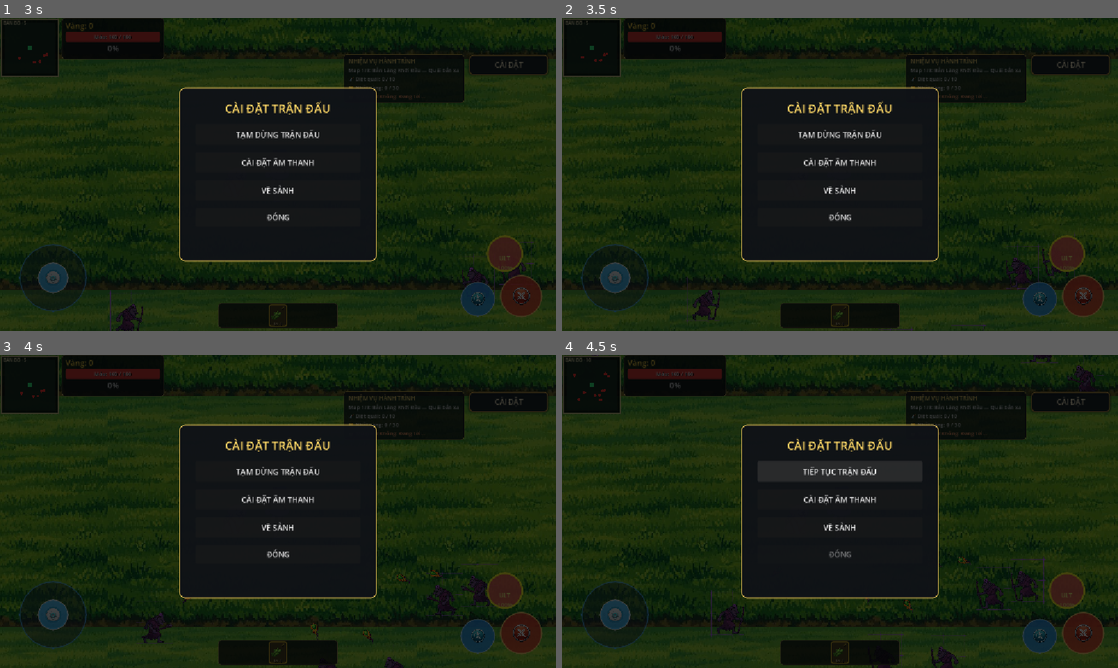
Above: before the commit, frames 1-4 (two rows, left to right).
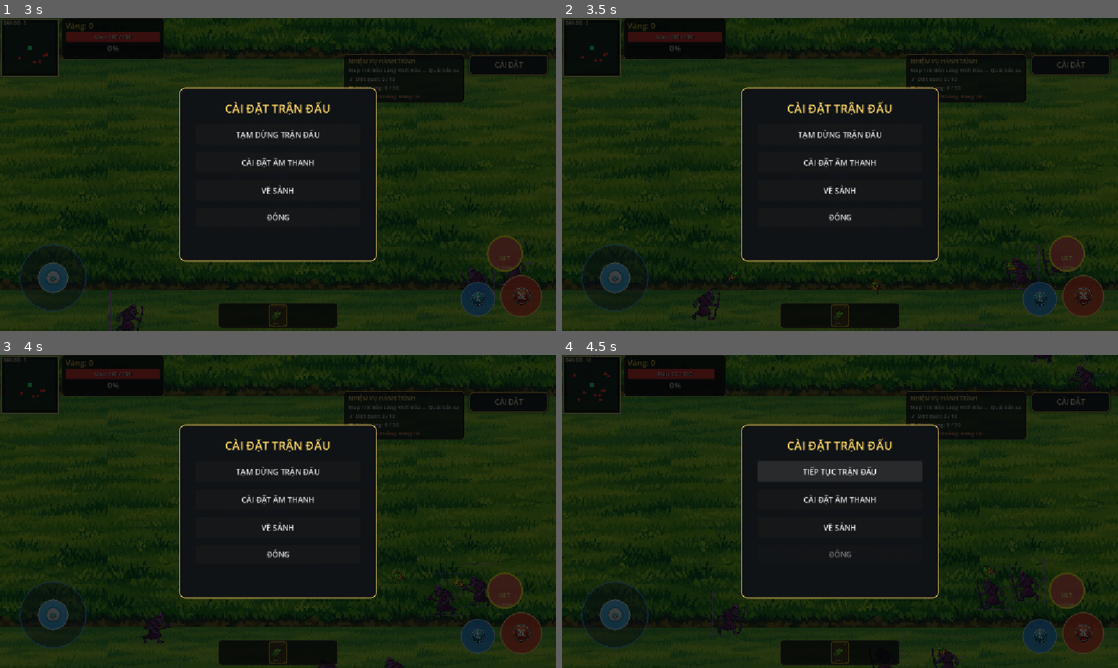
Above: after the commit, the same moments.

Repository: hoducvinhh/game2D
Game: Godot game, scene res://scenes/levels/main.tscn
Same seed, same stepped clock (60 frames per second), same inputs: the game is played once before the commit and once after it. This scene is started directly instead of the project's main scene.
Inputs (mouse positions are in pixels of both pictures, inside the frame that each line leads up to):
- Up to frame 1 (3 s): click (278, 315) at 0.5 s; click "CÀI ĐẶT" at 1.25 s; click (522, 296) at 2 s; click (478, 299) at 2.75 s
- Up to frame 2 (3.5 s): no input
- Up to frame 3 (4 s): click "ULT 100%" at 3.5 s
- Up to frame 4 (4.5 s): click "TẠM DỪNG TRẬN ĐẤU" at 4.25 s

Frame 1 is identical in both runs. In frame 2, less than 0.1% of the frame differs, in the area x 30-83%, y 78-89%; in frame 3, 0.1%; in frame 4, 0.6%, in the area x 0-100%, y 0-100%.

Commit message:
feat: implement run summary UI and statistics tracking

Diff:
--- a/scenes/ui/win_menu.gd
+++ b/scenes/ui/win_menu.gd
@@ -1,6 +1,7 @@
 extends CanvasLayer
 
 const WIN_SOUND: AudioStream = preload("res://assets/music/win.mp3")
+const RUN_SUMMARY = preload("res://scripts/ui/run_summary.gd")
 
 @onready var btn_replay: Button = $UIContainer/PanelContainer/MarginContainer/VBoxContainer/VBoxContainerButtons/BtnReplay
 @onready var btn_home: Button = $UIContainer/PanelContainer/MarginContainer/VBoxContainer/VBoxContainerButtons/BtnHome
@@ -10,6 +11,7 @@
 @onready var audio_player: AudioStreamPlayer = $UIContainer/PanelContainer/MarginContainer/VBoxContainer/AudioStreamPlayer
 
 func _ready() -> void:
+	process_mode = Node.PROCESS_MODE_ALWAYS
 	# Kết nối sự kiện bấm nút
 	btn_replay.pressed.connect(_on_replay_pressed)
 	btn_home.pressed.connect(_on_home_pressed)
@@ -18,6 +20,18 @@
 	if audio_player:
 		audio_player.stream = WIN_SOUND
 		audio_player.play()
+
+	var panel: PanelContainer = $UIContainer/PanelContainer
+	var content: VBoxContainer = $UIContainer/PanelContainer/MarginContainer/VBoxContainer
+	var buttons: Control = $UIContainer/PanelContainer/MarginContainer/VBoxContainer/VBoxContainerButtons
+	var summary_panel: PanelContainer = RUN_SUMMARY.create_panel()
+	content.add_child(summary_panel)
+	content.move_child(summary_panel, buttons.get_index())
+	panel.custom_minimum_size.x = 520.0
+	panel.set_anchors_and_offsets_preset(Control.PRESET_TOP_LEFT)
+	await get_tree().process_frame
+	panel.size = panel.get_combined_minimum_size()
+	panel.position = (get_viewport().get_visible_rect().size - panel.size) * 0.5
 
 func _on_replay_pressed() -> void:
 	get_tree().paused = false
--- a/scripts/characters/base_character.gd
+++ b/scripts/characters/base_character.gd
@@ -36,7 +36,10 @@
 	if is_dead or is_invincible:
 		return
 
+	var previous_health := health
 	health = clamp(health - amount, 0, max_health)
+	if is_in_group("player"):
+		GameData.record_run_damage_received(previous_health - health)
 	update_health_ui()
 
 	if health <= 0:
--- a/scripts/enemies/enemy.gd
+++ b/scripts/enemies/enemy.gd
@@ -2,6 +2,9 @@
 class_name BaseEnemy
 
 const ENEMY_BULLET_SCENE: PackedScene = preload("res://scenes/enemies/enemy_bullet.tscn")
+const MIN_PROJECTILE_ATTACK_GAP_USEC: int = 400_000
+
+static var _next_projectile_attack_time_usec: int = 0
 
 @export var speed: float = 120.0
 @export var damage: int = 10
@@ -45,6 +48,7 @@
 func _ready() -> void:
 	add_to_group("enemies")
 	health = max_health
+	projectile_timer = randf_range(0.5, maxf(0.5, projectile_cooldown))
 	player = get_tree().get_first_node_in_group("player")
 	if sprite:
 		original_scale = sprite.scale
@@ -66,9 +70,17 @@
 	if is_dead or is_fearing or not is_instance_valid(player) or not projectile_texture:
 		return
 	projectile_timer -= delta
-	if projectile_timer <= 0.0:
+	if projectile_timer <= 0.0 and _claim_projectile_attack_slot():
 		_fire_projectile()
-		projectile_timer = projectile_cooldown
+		projectile_timer = projectile_cooldown * randf_range(0.85, 1.15)
+
+static func _claim_projectile_attack_slot() -> bool:
+	var now_usec := Time.get_ticks_usec()
+	if now_usec < _next_projectile_attack_time_usec:
+		return false
+
+	_next_projectile_attack_time_usec = now_usec + MIN_PROJECTILE_ATTACK_GAP_USEC
+	return true
 
 func _fire_projectile() -> void:
 	if not is_instance_valid(player):
@@ -159,6 +171,8 @@
 	if is_dead:
 		return
 
+	var actual_damage := mini(maxi(amount, 0), health)
+	GameData.record_run_damage_dealt(actual_damage)
 	health -= amount
 	health = clamp(health, 0, max_health)
 
--- a/scripts/game_data.gd
+++ b/scripts/game_data.gd
@@ -158,6 +158,14 @@
 var selected_difficulty_id: String = "hard"
 var completed_runs: Array[Dictionary] = []
 var achievement_progress: Dictionary = {"kills": 0, "gold": 0, "completed_maps": [], "unlocked": []}
+var current_run_stats: Dictionary = {
+	"time_seconds": 0.0,
+	"kills": 0,
+	"damage_dealt": 0,
+	"damage_received": 0,
+	"gold_collected": 0,
+	"upgrades": []
+}
 var touch_controls_enabled: bool = true
 var master_volume: float = 1.0
 var lobby_music_volume: float = 1.0
@@ -241,6 +249,7 @@
 
 func record_enemy_kill() -> void:
 	achievement_progress["kills"] = int(achievement_progress.get("kills", 0)) + 1
+	current_run_stats["kills"] = int(current_run_stats.get("kills", 0)) + 1
 	if achievement_progress["kills"] >= ACHIEVEMENTS["first_blood"]["target"]:
 		_unlock_achievement("first_blood")
 	_save_profile()
@@ -249,9 +258,34 @@
 	if amount <= 0:
 		return
 	achievement_progress["gold"] = int(achievement_progress.get("gold", 0)) + amount
+	current_run_stats["gold_collected"] = int(current_run_stats.get("gold_collected", 0)) + amount
 	if achievement_progress["gold"] >= ACHIEVEMENTS["gold_collector"]["target"]:
 		_unlock_achievement("gold_collector")
 	_save_profile()
+
+func reset_run_stats() -> void:
+	current_run_stats = {
+		"time_seconds": 0.0,
+		"kills": 0,
+		"damage_dealt": 0,
+		"damage_received": 0,
+		"gold_collected": 0,
+		"upgrades": []
+	}
+
+func record_run_time(delta: float) -> void:
+	current_run_stats["time_seconds"] = float(current_run_stats.get("time_seconds", 0.0)) + maxf(delta, 0.0)
+
+func record_run_damage_dealt(amount: int) -> void:
+	current_run_stats["damage_dealt"] = int(current_run_stats.get("damage_dealt", 0)) + maxi(amount, 0)
+
+func record_run_damage_received(amount: int) -> void:
+	current_run_stats["damage_received"] = int(current_run_stats.get("damage_received", 0)) + maxi(amount, 0)
+
+func record_run_upgrade(title: String) -> void:
+	var upgrades: Array = current_run_stats.get("upgrades", [])
+	upgrades.append(title)
+	current_run_stats["upgrades"] = upgrades
 
 func record_boss_defeated() -> void:
 	_unlock_achievement("boss_slayer")
--- a/scripts/levels/main.gd
+++ b/scripts/levels/main.gd
@@ -24,6 +24,7 @@
 
 func _ready() -> void:
 	add_to_group("gameplay_scene")
+	GameData.reset_run_stats()
 	AudioManager.set_music_context(true)
 	_apply_selected_map()
 	_update_gold_label(GameData.gold)
@@ -67,7 +68,8 @@
 	pet.global_position = player.global_position + Vector2(-72.0, 20.0)
 	pet.visible = true
 
-func _process(_delta: float) -> void:
+func _process(delta: float) -> void:
+	GameData.record_run_time(delta)
 	_update_weapon_cooldowns()
 	_update_player_health_hud()
 
@@ -379,6 +381,7 @@
 	level_up_menu.show_options(current_level)
 
 func _on_upgrade_selected(chosen_data: Dictionary) -> void:
+	GameData.record_run_upgrade(str(chosen_data.get("title", chosen_data.get("id", "Nâng cấp"))))
 	if player:
 		player.apply_upgrade(chosen_data)
 
--- a/scripts/ui/game_over.gd
+++ b/scripts/ui/game_over.gd
@@ -1,6 +1,7 @@
 extends CanvasLayer
 
 const LOSS_SOUND: AudioStream = preload("res://assets/music/loss.mp3")
+const RUN_SUMMARY = preload("res://scripts/ui/run_summary.gd")
 
 func _ready() -> void:
 	process_mode = Node.PROCESS_MODE_ALWAYS
@@ -17,7 +18,7 @@
 	add_child(center)
 
 	var panel := PanelContainer.new()
-	panel.custom_minimum_size = Vector2(420, 240)
+	panel.custom_minimum_size = Vector2(520, 0)
 	var panel_style := StyleBoxFlat.new()
 	panel_style.bg_color = Color(0.09, 0.075, 0.07, 0.98)
 	panel_style.border_color = Color(0.78, 0.22, 0.16)
@@ -47,6 +48,7 @@
 	message.add_theme_font_size_override("font_size", 18)
 	message.add_theme_color_override("font_color", Color(0.9, 0.87, 0.82))
 	content.add_child(message)
+	content.add_child(RUN_SUMMARY.create_panel())
 
 	var replay_button := Button.new()
 	replay_button.text = "Chơi lại"
--- /dev/null
+++ b/scripts/ui/run_summary.gd
@@ -0,0 +1,137 @@
+extends RefCounted
+
+const TEXT_PRIMARY := Color(0.95, 0.95, 1.0)
+const TEXT_MUTED := Color(0.62, 0.67, 0.77)
+
+static func create_panel() -> PanelContainer:
+	var stats: Dictionary = GameData.current_run_stats
+	var upgrades: Array = stats.get("upgrades", [])
+	var panel := PanelContainer.new()
+	panel.custom_minimum_size = Vector2(480, 0)
+
+	var panel_style := StyleBoxFlat.new()
+	panel_style.bg_color = Color(0.035, 0.045, 0.075, 0.98)
+	panel_style.border_color = Color(0.3, 0.34, 0.48, 0.9)
+	panel_style.set_border_width_all(1)
+	panel_style.set_corner_radius_all(10)
+	panel_style.content_margin_left = 12.0
+	panel_style.content_margin_right = 12.0
+	panel_style.content_margin_top = 11.0
+	panel_style.content_margin_bottom = 11.0
+	panel.add_theme_stylebox_override("panel", panel_style)
+
+	var content := VBoxContainer.new()
+	content.add_theme_constant_override("separation", 8)
+	panel.add_child(content)
+
+	var heading := Label.new()
+	heading.text = "TỔNG KẾT LƯỢT CHƠI"
+	heading.add_theme_font_size_override("font_size", 17)
+	heading.add_theme_color_override("font_color", Color(1.0, 0.82, 0.36))
+	content.add_child(heading)
+
+	var subtitle := Label.new()
+	subtitle.text = "Dấu ấn của bạn trong trận chiến này"
+	subtitle.add_theme_font_size_override("font_size", 11)
+	subtitle.add_theme_color_override("font_color", TEXT_MUTED)
+	content.add_child(subtitle)
+
+	var divider := ColorRect.new()
+	divider.custom_minimum_size.y = 2.0
+	divider.color = Color(0.7, 0.52, 0.2, 0.8)
+	content.add_child(divider)
+
+	var total_seconds := maxi(0, int(float(stats.get("time_seconds", 0.0))))
+	var stat_items: Array[Dictionary] = [
+		{"label": "THỜI GIAN", "value": "%02d:%02d" % [floori(total_seconds / 60.0), total_seconds % 60], "color": Color(0.47, 0.76, 1.0)},
+		{"label": "HẠ QUÁI", "value": _format_number(int(stats.get("kills", 0))), "color": Color(0.44, 0.91, 0.65)},
+		{"label": "SÁT THƯƠNG GÂY", "value": _format_number(int(stats.get("damage_dealt", 0))), "color": Color(1.0, 0.69, 0.34)},
+		{"label": "SÁT THƯƠNG NHẬN", "value": _format_number(int(stats.get("damage_received", 0))), "color": Color(1.0, 0.43, 0.43)},
+		{"label": "VÀNG NHẶT", "value": _format_number(int(stats.get("gold_collected", 0))), "color": Color(1.0, 0.84, 0.36)},
+		{"label": "NÂNG CẤP", "value": str(upgrades.size()), "color": Color(0.78, 0.63, 1.0)}
+	]
+	var grid := GridContainer.new()
+	grid.columns = 3
+	grid.add_theme_constant_override("h_separation", 7)
+	grid.add_theme_constant_override("v_separation", 7)
+	content.add_child(grid)
+
+	for item in stat_items:
+		grid.add_child(_create_stat_card(item["label"], item["value"], item["color"]))
+
+	var upgrades_header := HBoxContainer.new()
+	upgrades_header.add_theme_constant_override("separation", 8)
+	content.add_child(upgrades_header)
+
+	var upgrades_heading := _create_label("NÂNG CẤP ĐÃ CHỌN", TEXT_PRIMARY, 11)
+	upgrades_heading.size_flags_horizontal = Control.SIZE_EXPAND_FILL
+	upgrades_header.add_child(upgrades_heading)
+
+	var count_label := _create_label("%d lựa chọn" % upgrades.size(), TEXT_MUTED, 10)
+	count_label.horizontal_alignment = HORIZONTAL_ALIGNMENT_RIGHT
+	upgrades_header.add_child(count_label)
+
+	var upgrades_scroll := ScrollContainer.new()
+	upgrades_scroll.custom_minimum_size = Vector2(0, 48)
+	upgrades_scroll.horizontal_scroll_mode = ScrollContainer.SCROLL_MODE_DISABLED
+	content.add_child(upgrades_scroll)
+
+	var upgrades_list := VBoxContainer.new()
+	upgrades_list.size_flags_horizontal = Control.SIZE_EXPAND_FILL
+	upgrades_list.add_theme_constant_override("separation", 3)
+	upgrades_scroll.add_child(upgrades_list)
+	if upgrades.is_empty():
+		upgrades_list.add_child(_create_label("Chưa chọn nâng cấp trong lượt này", TEXT_MUTED, 11))
+	else:
+		for upgrade in upgrades:
+			var upgrade_label := _create_label("•  %s" % str(upgrade), TEXT_MUTED, 11)
+			upgrade_label.autowrap_mode = TextServer.AUTOWRAP_WORD_SMART
+			upgrade_label.size_flags_horizontal = Control.SIZE_EXPAND_FILL
+			upgrades_list.add_child(upgrade_label)
+
+	return panel
+
+static func _create_stat_card(label_text: String, value_text: String, accent: Color) -> PanelContainer:
+	var card := PanelContainer.new()
+	card.custom_minimum_size = Vector2(132, 57)
+
+	var style := StyleBoxFlat.new()
+	style.bg_color = Color(accent.r, accent.g, accent.b, 0.09)
+	style.border_color = Color(accent.r, accent.g, accent.b, 0.32)
+	style.set_border_width_all(1)
+	style.set_corner_radius_all(7)
+	style.content_margin_left = 7.0
+	style.content_margin_right = 7.0
+	style.content_margin_top = 5.0
+	style.content_margin_bottom = 5.0
+	card.add_theme_stylebox_override("panel", style)
+
+	var stack := VBoxContainer.new()
+	stack.alignment = BoxContainer.ALIGNMENT_CENTER
+	stack.add_theme_constant_override("separation", 2)
+	card.add_child(stack)
+
+	var name_label := _create_label(label_text, TEXT_MUTED, 9)
+	name_label.horizontal_alignment = HORIZONTAL_ALIGNMENT_CENTER
+	stack.add_child(name_label)
+
+	var value_label := _create_label(value_text, accent, 19)
+	value_label.horizontal_alignment = HORIZONTAL_ALIGNMENT_CENTER
+	stack.add_child(value_label)
+	return card
+
+static func _create_label(text: String, color: Color, font_size: int) -> Label:
+	var label := Label.new()
+	label.text = text
+	label.add_theme_font_size_override("font_size", font_size)
+	label.add_theme_color_override("font_color", color)
+	return label
+
+static func _format_number(value: int) -> String:
+	var digits := str(value)
+	var formatted := ""
+	for index in range(digits.length()):
+		if index > 0 and (digits.length() - index) % 3 == 0:
+			formatted += "."
+		formatted += digits[index]
+	return formatted
Not shown, added: scripts/ui/run_summary.gd.uid
